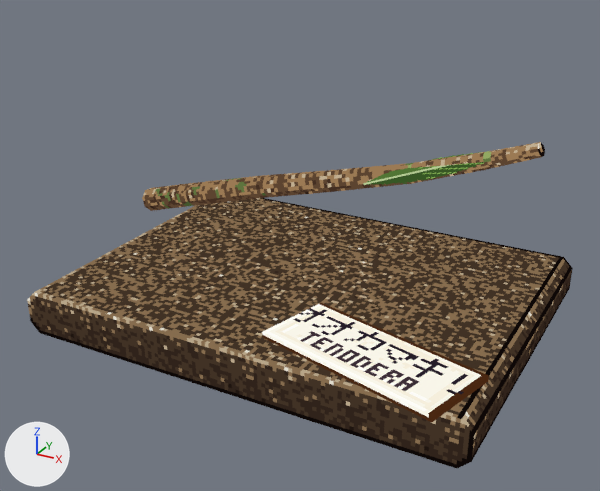
Before and after pictures for a commit that changed the glTF model public/models/lowpix/figures/konchu/kamakiri.glb.
Rendered twice from a 50 mm camera at (23.8, -44.7, 27.3) aimed at (0.3, -2.1, 6.0). The axes (+X, +Y, +Z) are drawn at lower left. The lights are the same throughout. The picture after the commit comes second. Where no turn or scale is listed for an object, it has been applied to the vertices.

Names of what the first picture shows: 'base', 'label', 'leaf', 'twig'.
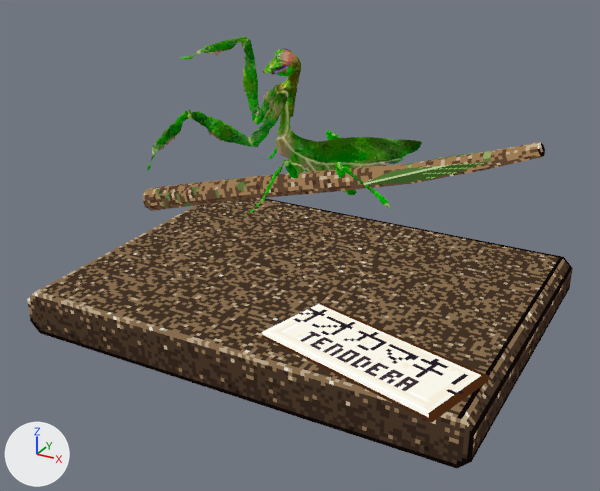
What differs and where, as boxes (x1, y1, x2, y2) in the pictures (600 x 491 px):
```json
{"object": "mesh", "change": "added", "after": [147, 26, 422, 217], "on screen": "green"}
```

The change, as JSON lines over the scene's bpy script:
```json
{"op": "add", "block": "img_atlas_001", "code": ["img_atlas_001 = load_image('atlas.001', '_unpacked/atlas.001', 512, 512, 'sRGB')"]}
{"op": "add", "block": "mat_pixel_card_001", "code": ["mat_pixel_card_001 = bpy.data.materials.new('pixel_card.001')", "# uses the picture img_atlas_001"]}
{"op": "add", "block": "me_mesh", "code": ["me_mesh = bpy.data.meshes.new('mesh')", "me_mesh.from_pydata(...)  # 1985 vertices, 4000 faces; spans x -8.0..7.3, y -9.5..7.3, z -5.5..5.5", "me_mesh.materials.append(mat_pixel_card_001)"]}
{"op": "add", "block": "ob_mesh", "code": ["ob_mesh = bpy.data.objects.new('mesh', me_mesh)", "ob_mesh.location = (-2.0, 1.0, 13.52)"]}
```
